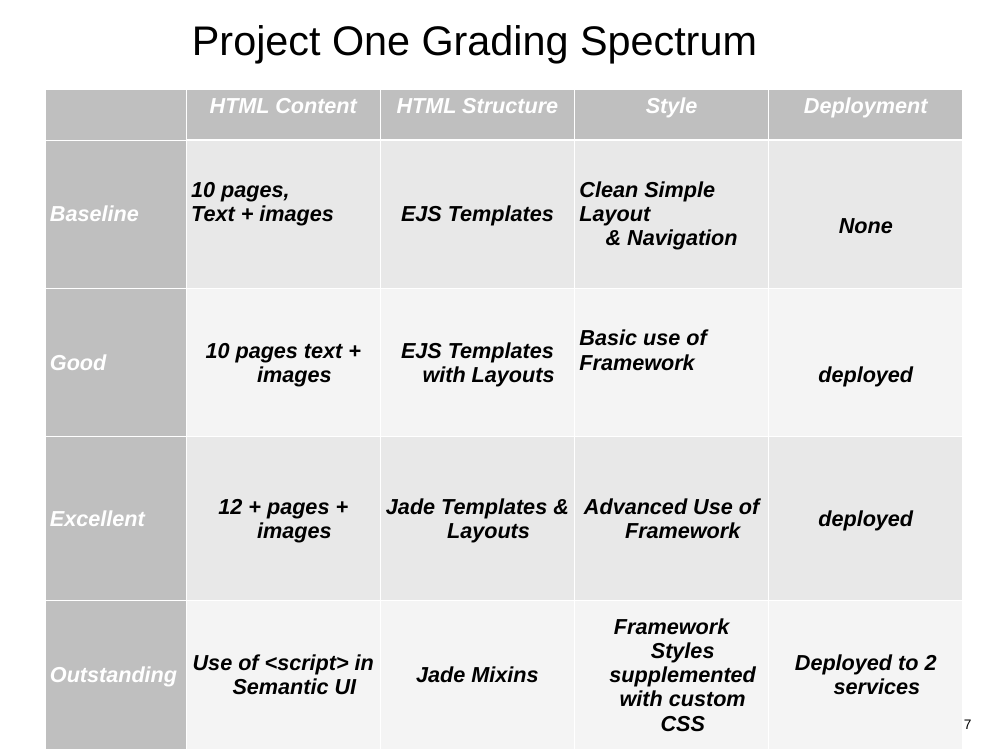
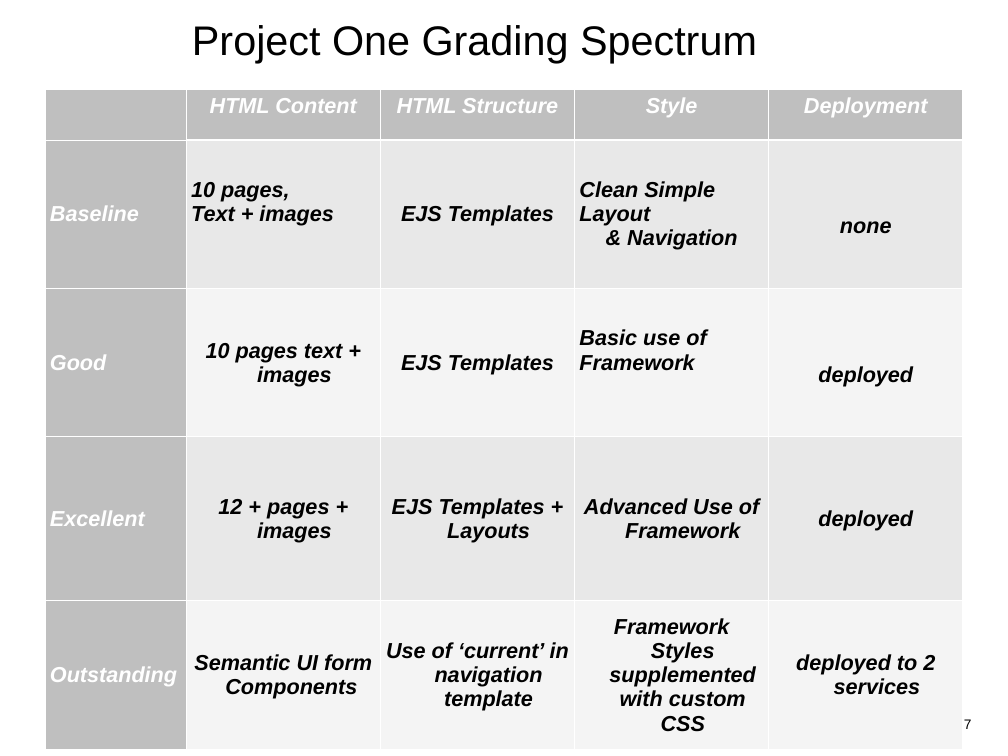
Before and after one commit to wit-web-dev-2015/web-dev-1, a slide deck: slide 7 of topic09/talk-2/project-2.pptx. Drawn at 1008x756 pixels with LibreOffice and Linux fonts; fonts in the diff are those of the drawing. Boxes give left, top, right and bottom in pixels: in the first picture for what was removed or moved away, otherwise in the second. Text is boxed around its words. In the diff, an @@ line names an element or a change of style, - is before the commit and + after.

Commit message:
project update

```diff
--- a/topic09/talk-2/project-2.pptx
+++ b/topic09/talk-2/project-2.pptx
@@ table at bbox=[45, 89, 963, 750] @@
-row 2, column 5: None
+row 2, column 5: none
-row 3, column 3: EJS Templates with Layouts
+row 3, column 3: EJS Templates
-row 4, column 3: Jade Templates & Layouts
+row 4, column 3: EJS Templates + Layouts
-row 5: Outstanding | Use of <script> in Semantic UI | Jade Mixins | Framework Styles supplemented with custom CSS | Deployed to 2 services
+row 5: Outstanding | Semantic UI form Components | Use of ‘current’ in navigation template | Framework Styles supplemented with custom CSS | deployed to 2 services
```
Also in this commit, not shown: 1 other file.
